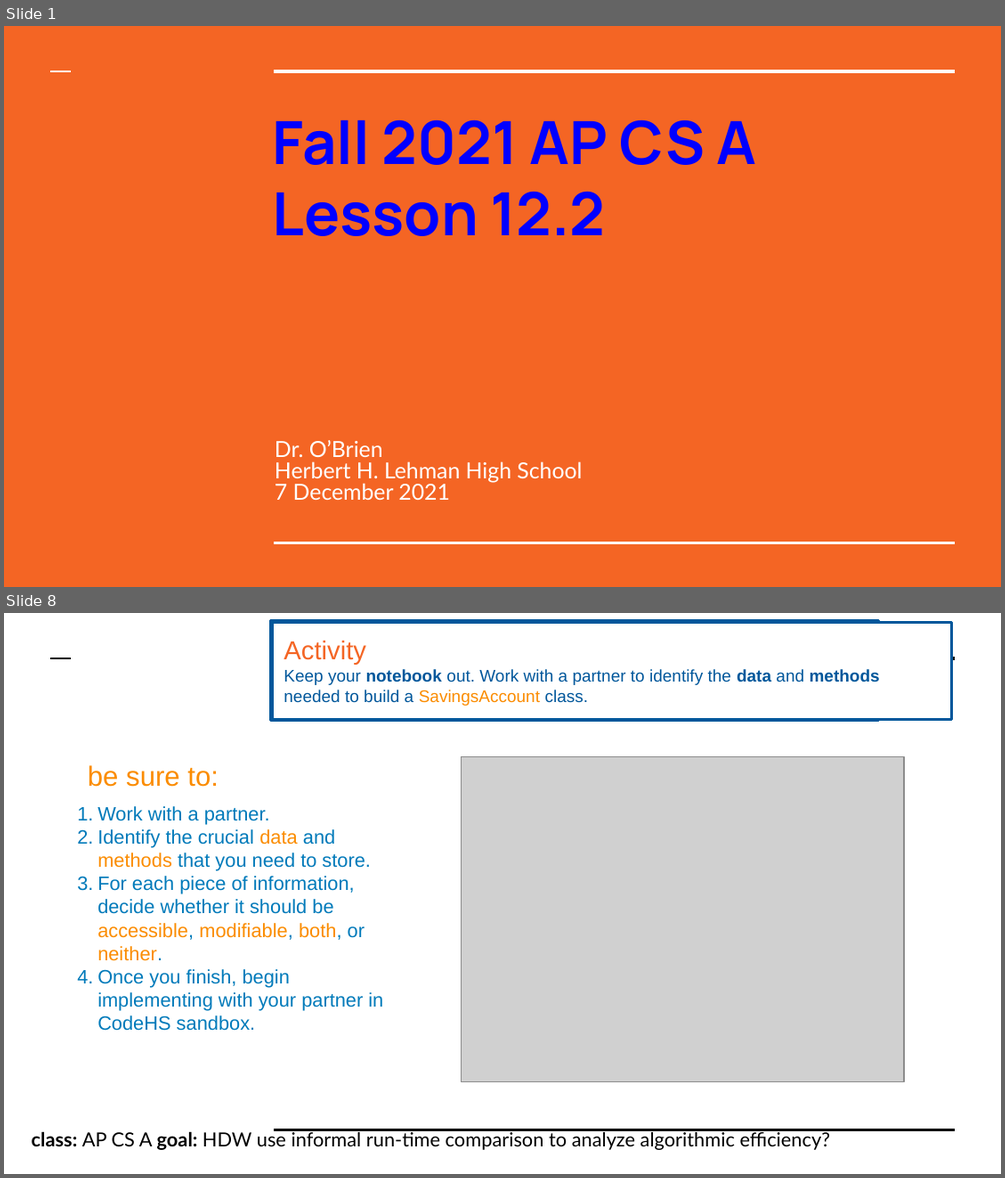
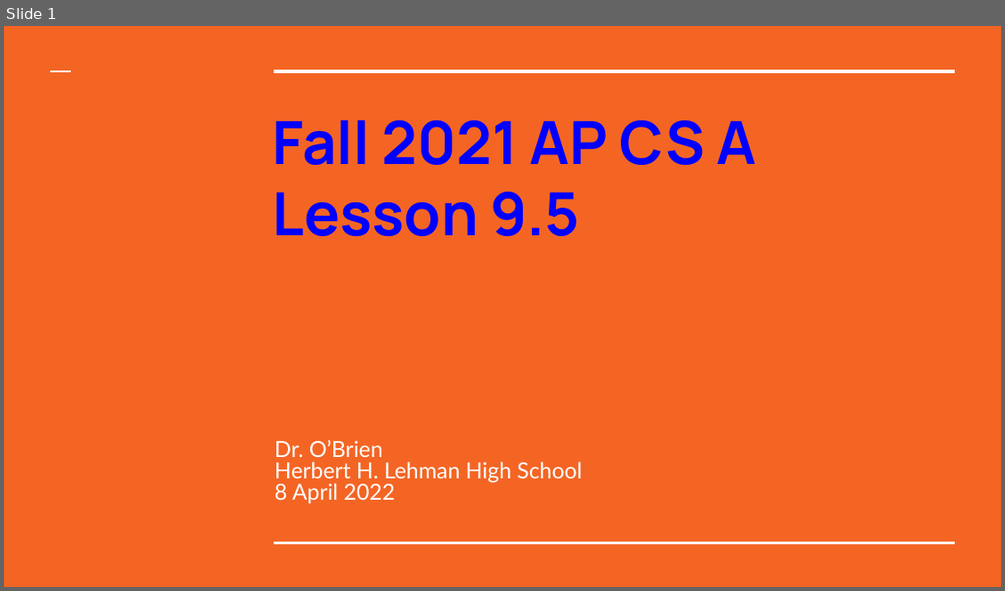
Before and after one commit to cobrien87/work, a slide deck: old/apcsa_12_2.pptx. Shown one above the other, each under a label of ours: slides 1 and 8 before the commit, slide 1 after it; the slides between them are not shown. The pictures are 1005x1178 and 1005x591 pixels, drawn with LibreOffice and Linux fonts; fonts in the diff are those of the drawing; grey boxes stand for pictures; background and template pictures are left out. Boxes give left, top, right and bottom in pixels: in the first picture for what was removed or moved away, otherwise in the second. Text is boxed around its words. In the diff, an @@ line names an element or a change of style, - is before the commit and + after.

```diff
--- a/old/apcsa_12_2.pptx
+++ b/old/apcsa_12_2.pptx
@@ slide 8 removed at (4, 613, 1001, 1174), background #FFFFFF @@
@@ rectangle removed at (271, 621, 879, 721) @@
@@ rectangle removed at (272, 622, 952, 719) @@
@@ line removed from (51, 657) to (71, 657) @@
@@ line removed from (275, 657) to (955, 657) @@
@@ text removed at (283, 640, 880, 706) @@
-Activity
-Keep your notebook out. Work with a partner to identify the data and methods needed to build a SavingsAccount class.
@@ text removed at (88, 765, 218, 787) @@
-be sure to:
@@ picture removed at (461, 756, 903, 1080) @@
@@ text removed at (97, 806, 383, 1030) @@
-1. Work with a partner.
-2. Identify the crucial data and methods that you need to store.
-3. For each piece of information, decide whether it should be accessible, modifiable, both, or neither.
-4. Once you finish, begin implementing with your partner in CodeHS sandbox.
@@ text removed at (32, 1129, 831, 1150) @@
-class: AP CS A goal: HDW use informal run-time comparison to analyze algorithmic efficiency?
@@ line removed from (275, 1129) to (955, 1129) @@
@@ slide 1 changed as well @@
@@ title at (273, 192, 580, 236): text changed @@
-Lesson 12.2
+Lesson 9.5
@@ subtitle at (275, 483, 396, 504): text changed @@
-7 December 2021
+8 April 2022
```
Also in this commit, not shown: 7 slides added, 7 other slides removed, 9 other files.
